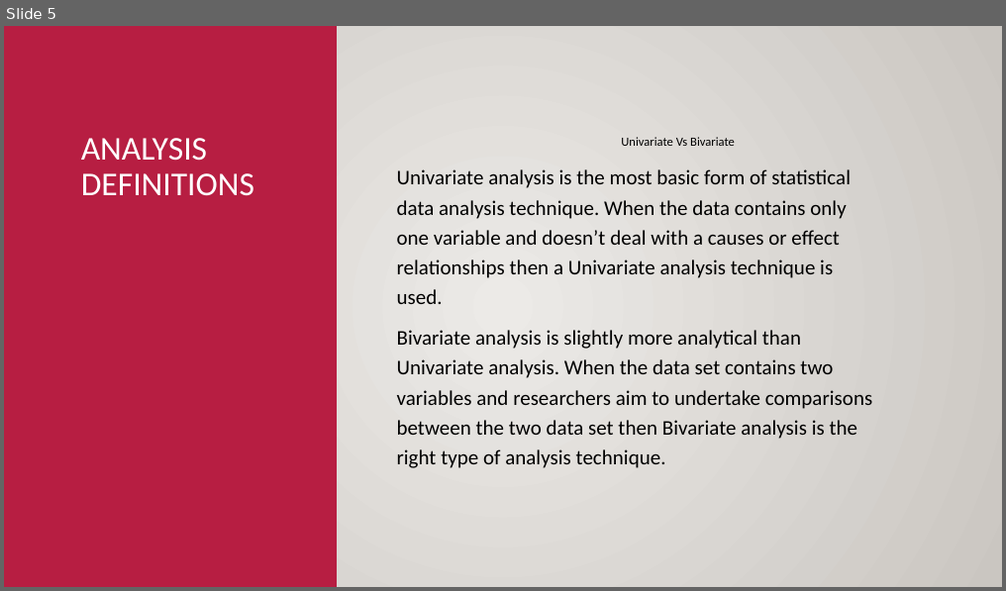
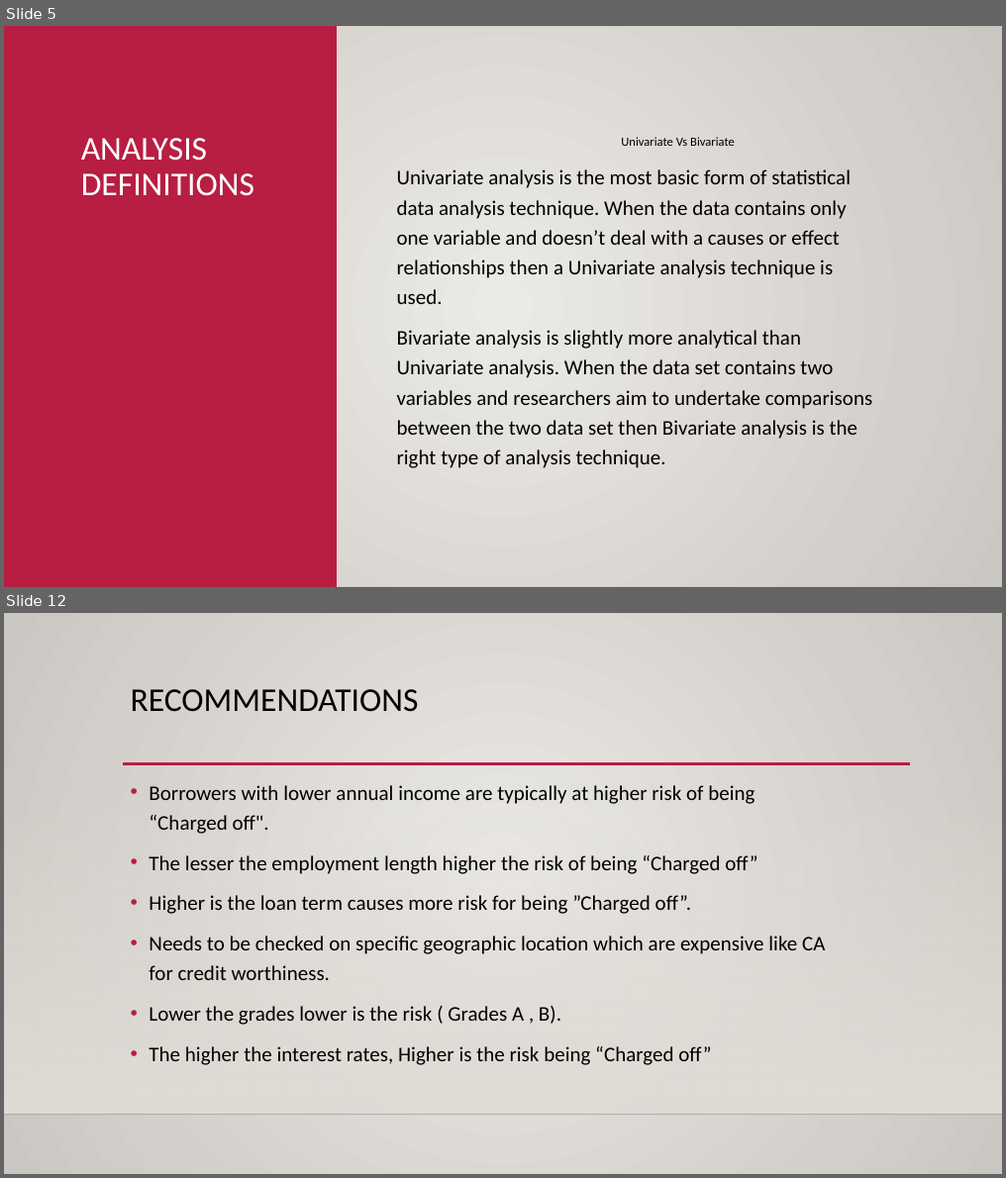
Before and after one commit to jiten-kmar/LendingClubCaseStudy, a slide deck: lending_analysis.pptx. Shown one above the other, each under a label of ours: slide 5 before the commit, slides 5 and 12 after it; the slides between them are not shown. The pictures are 1006x591 and 1006x1178 pixels, drawn with LibreOffice and Linux fonts; fonts in the diff are those of the drawing; background and template pictures are left out. Boxes give left, top, right and bottom in pixels: in the first picture for what was removed or moved away, otherwise in the second. Text is boxed around its words. In the diff, an @@ line names an element or a change of style, - is before the commit and + after.

```diff
--- a/lending_analysis.pptx
+++ b/lending_analysis.pptx
@@ slide 12 added at (4,613,1002,1174), background gradient #ECEAE7 to #CAC7C1; not listed: 3 template elements that a slide beside it also shows @@
@@ title added at (131,689,419,712), 32 pt, text #000000 @@
+RECOMMENDATIONS
@@ text added at (149,785,825,1065), 20 pt, text #000000 @@
+• Borrowers with lower annual income are typically at higher risk of being “Charged off".
+• The lesser the employment length higher the risk of being “Charged off”
+• Higher is the loan term causes more risk for being ”Charged off”.
+• Needs to be checked on specific geographic location which are expensive like CA for credit worthiness.
+• Lower the grades lower is the risk ( Grades A , B).
+• The higher the interest rates, Higher is the risk being “Charged off”
```
Also in this commit, not shown: 3 slides changed, 6 other slides added, 1 slide removed.
